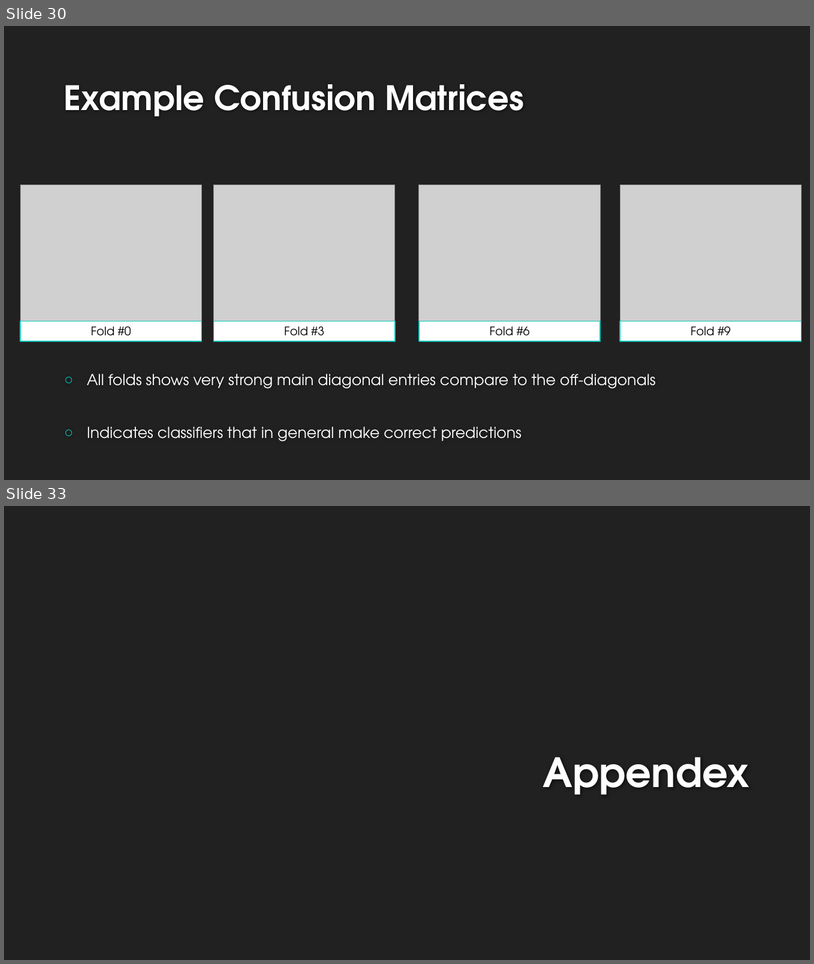
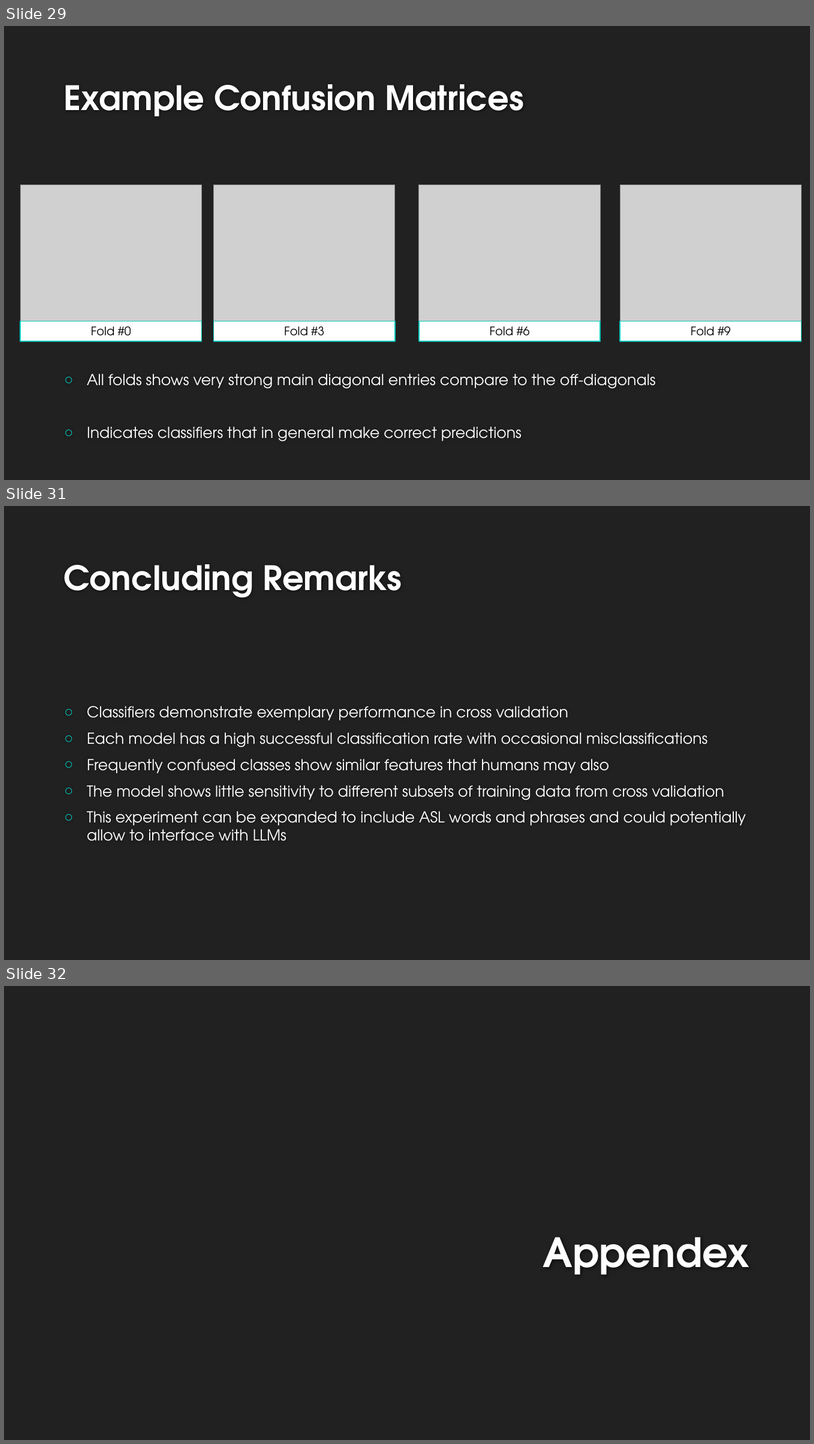
Before and after one commit to landonbuell/Buell-Masters-Project, a slide deck: milestones/BUELL_ENGR6970_Milestone04.pptx. Shown one above the other, each under a label of ours: slides 30 and 33 before the commit, slides 29, 31 and 32 after it; the slides between them are not shown. The pictures are 814x964 and 814x1444 pixels, drawn with LibreOffice and Linux fonts; fonts in the diff are those of the drawing; grey boxes stand for pictures; background and template pictures are left out. Boxes give left, top, right and bottom in pixels: in the first picture for what was removed or moved away, otherwise in the second. Text is boxed around its words. In the diff, an @@ line names an element or a change of style, - is before the commit and + after.

```diff
--- a/milestones/BUELL_ENGR6970_Milestone04.pptx
+++ b/milestones/BUELL_ENGR6970_Milestone04.pptx
@@ slide 31 added at [4,506,810,960], background #212121 @@
@@ title added at [63,564,402,598], 40 pt, text #FEFEFE, bold @@
+Concluding Remarks
@@ text added at [87,706,746,841], 18 pt, text #FFFFFF @@
+○ Classifiers demonstrate exemplary performance in cross validation
+○ Each model has a high successful classification rate with occasional misclassifications
+○ Frequently confused classes show similar features that humans may also
+○ The model shows little sensitivity to different subsets of training data from cross validation
+○ This experiment can be expanded to include ASL words and phrases and could potentially allow to interface with LLMs
@@ what was slide 30 is now slide 29 @@
@@ what was slide 33 is now slide 32 @@
```
Also in this commit, not shown: 5 slides changed, 2 other slides added, 4 slides removed.
